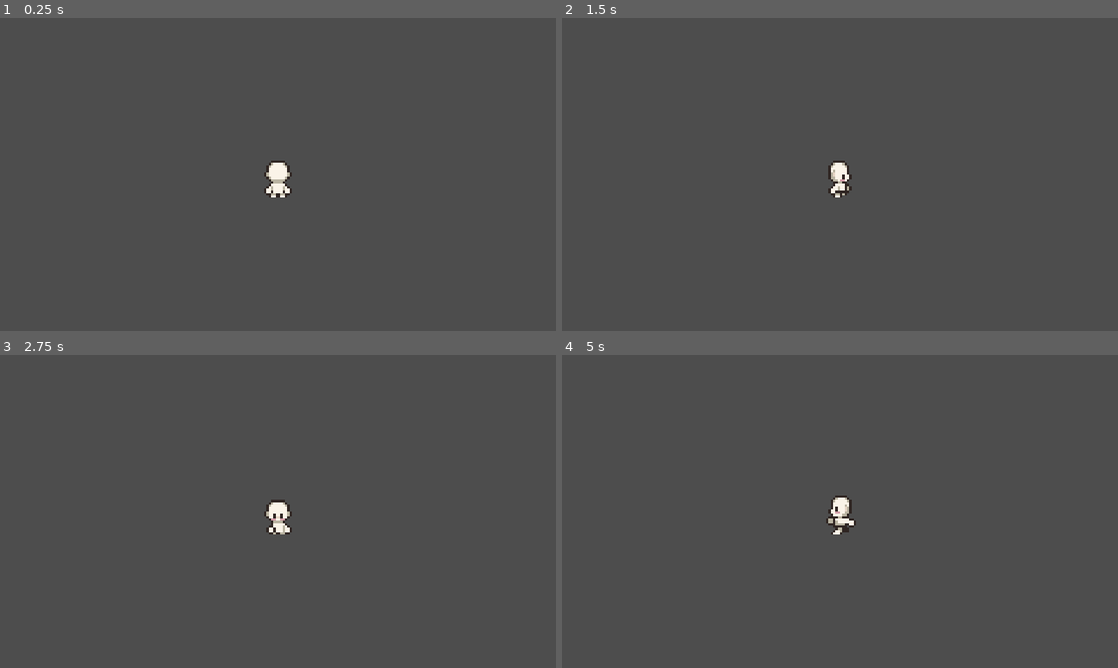
Above: before the commit, frames 1-4 (two rows, left to right).
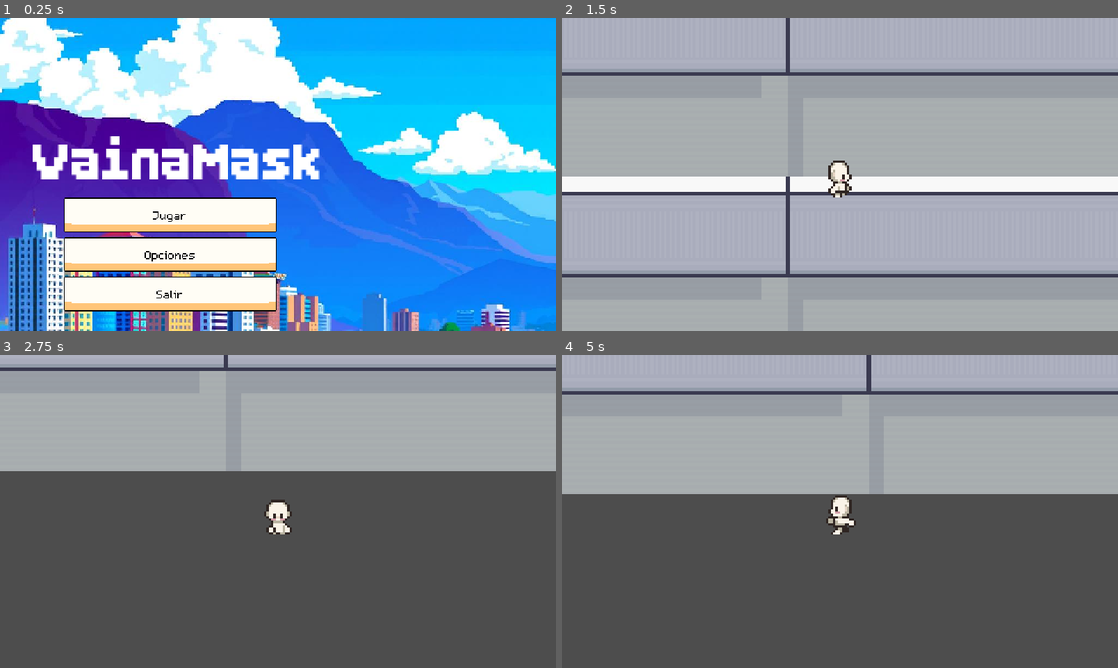
Above: after the commit, the same moments.

Repository: JesusPrieto18/GAME_JAM-2026
Game: Godot game, scene res://Scenes/Menu.tscn
The game is run twice, just before and just after one commit, with the same random seed, the same clock (stepped at 60 frames per second) and the same inputs. Before the commit the project starts from res://Scenes/player.tscn.
Inputs (mouse positions are in pixels of both pictures, inside the frame that each line leads up to):
- Up to frame 1 (0.25 s): no input
- Up to frame 2 (1.5 s): click (734, 215) at 0.5 s, where only the run after the commit has a clickable "Jugar"; hold D (Right) from 1.28 s (still down); tap E (Action) at 1.35 s
- Up to frame 3 (2.75 s): release D (Right) at 2.03 s; hold S (Down) from 2.03 s (still down); tap E (Action) at 2.1 s
- Up to frame 4 (5 s): release S (Down) at 2.78 s; hold D (Right) 2.78-3.53 s; tap E (Action) at 2.85, 3.6, 4.35 s; hold W (Up) 3.53-4.28 s; hold A (Left) from 4.28 s (still down)

The runs differ from the first frame. In frame 1, 100% of the frame differs, in the area x 0-100%, y 0-100%; in frame 2, 96%; in frame 3, 36%; in frame 4, 43%.

Commit message:
Modify project.godot

Diff:
--- a/project.godot
+++ b/project.godot
@@ -11,9 +11,13 @@
 [application]
 
 config/name="GameJAM-2026"
-run/main_scene="res://Scenes/player.tscn"
+run/main_scene="uid://dchm1jf0isbs"
 config/features=PackedStringArray("4.6", "Forward Plus")
 config/icon="res://icon.svg"
+
+[autoload]
+
+GameManager="*uid://y8obbp1istvd"
 
 [display]
 
